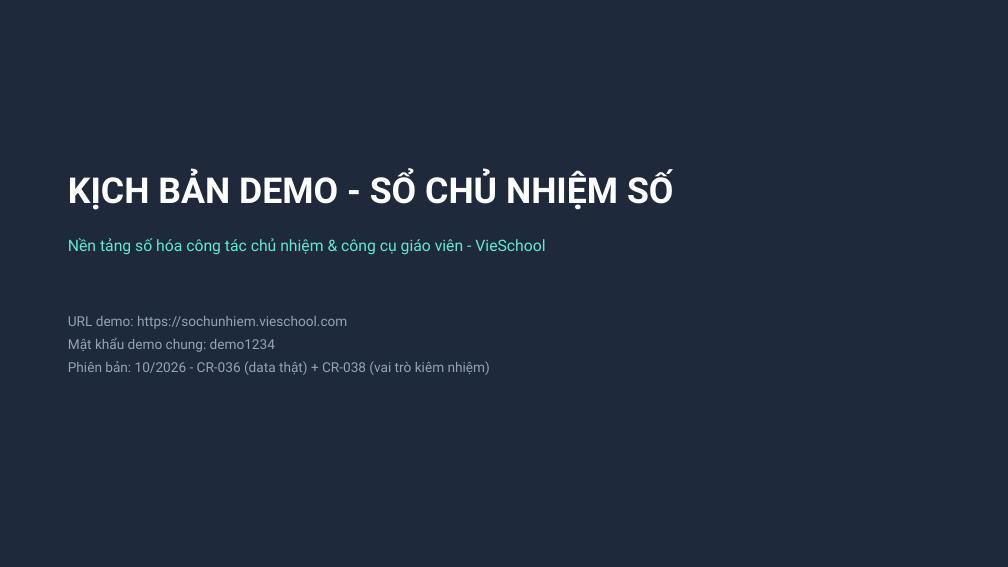
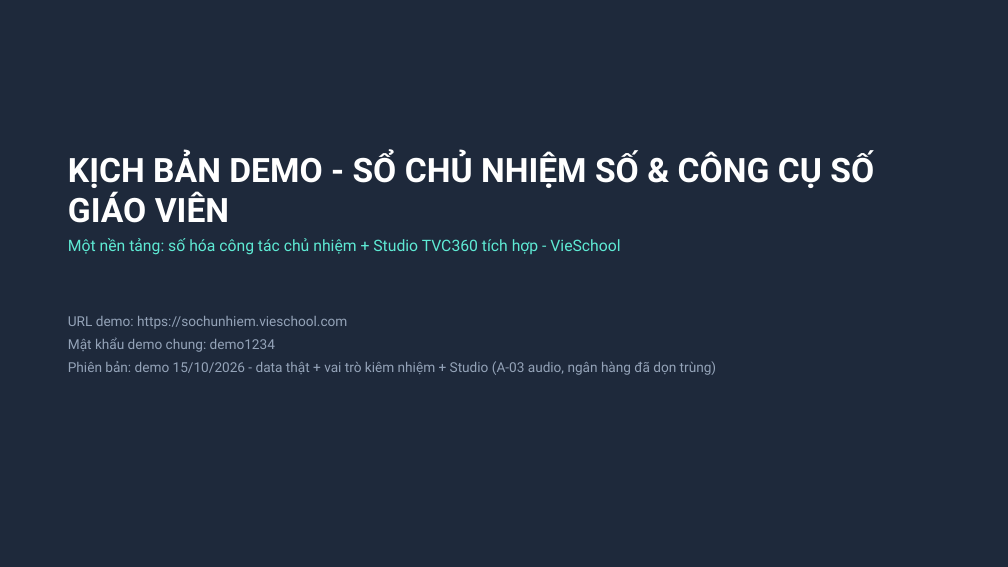
Before and after one commit to saintzzz/so-chu-nhiem-so, a slide deck: slide 1 of docs/handover/KICH-BAN-DEMO.pptx. Drawn at 1008x567 pixels with LibreOffice and Linux fonts; fonts in the diff are those of the drawing. Boxes give left, top, right and bottom in pixels: in the first picture for what was removed or moved away, otherwise in the second. Text is boxed around its words. In the diff, an @@ line names an element or a change of style, - is before the commit and + after.

```diff
--- a/docs/handover/KICH-BAN-DEMO.pptx
+++ b/docs/handover/KICH-BAN-DEMO.pptx
@@ text at box(68, 151, 874, 223): text changed; size 34 to 32 pt @@
-KỊCH BẢN DEMO - SỔ CHỦ NHIỆM SỐ
+KỊCH BẢN DEMO - SỔ CHỦ NHIỆM SỐ & CÔNG CỤ SỐ GIÁO VIÊN
@@ text at box(68, 238, 620, 255): text changed @@
-Nền tảng số hóa công tác chủ nhiệm & công cụ giáo viên - VieSchool
+Một nền tảng: số hóa công tác chủ nhiệm + Studio TVC360 tích hợp - VieSchool
@@ text at box(68, 361, 716, 375): text changed @@
-Phiên bản: 10/2026 - CR-036 (data thật) + CR-038 (vai trò kiêm nhiệm)
+Phiên bản: demo 15/10/2026 - data thật + vai trò kiêm nhiệm + Studio (A-03 audio, ngân hàng đã dọn trùng)
```
Also in this commit, not shown: 1 slide added, 16 other files.
